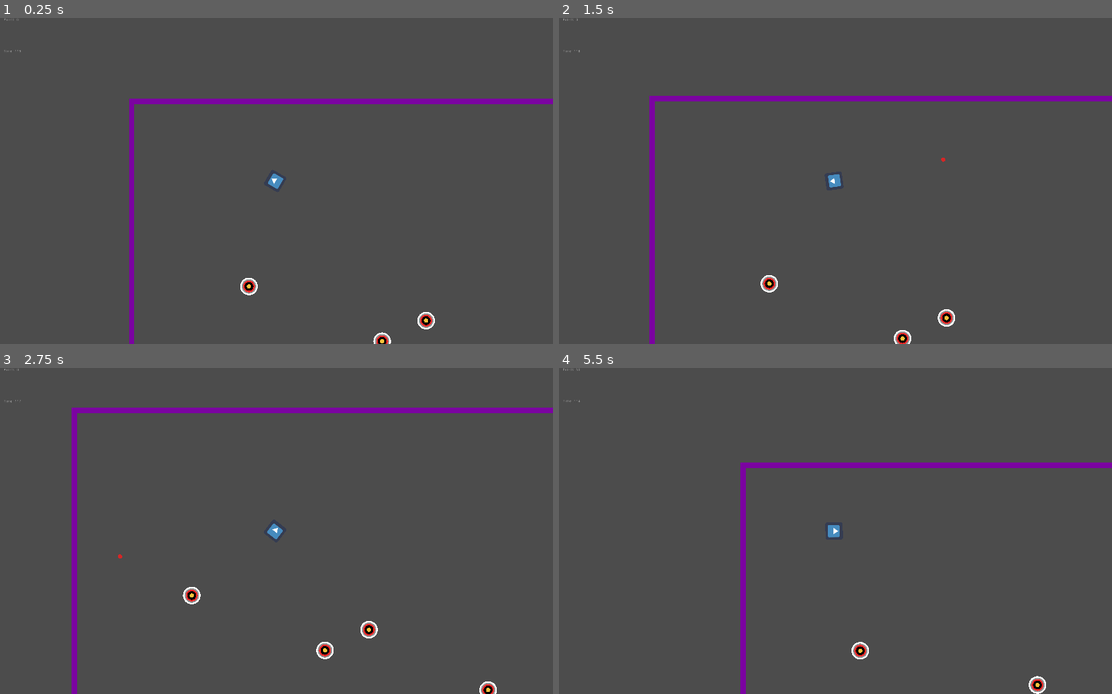
Above: before the commit, frames 1-4 (two rows, left to right).
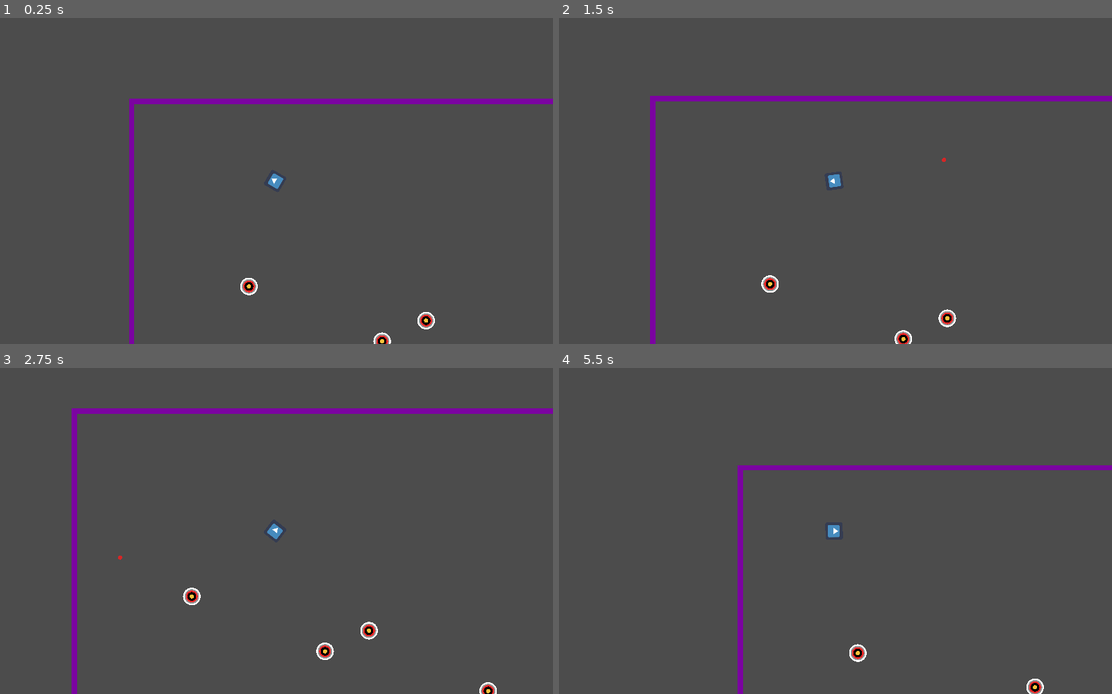
Above: after the commit, the same moments.

Repository: pandapixeluser/crunch-attack
Game: Godot game, scene res://TestScene.tscn
The game is run twice, just before and just after one commit, with the same random seed, the same clock (stepped at 60 frames per second) and the same inputs. The engine's default icon, where the game draws it, is replaced by a stand-in: a white triangle on a blue panel in a dark square.
Inputs (mouse positions are in pixels of both pictures, inside the frame that each line leads up to):
- Up to frame 1 (0.25 s): no input
- Up to frame 2 (1.5 s): tap Enter at 0.5 s; move the mouse to (957, 164) at 0.52 s; hold D (move_right) 0.53-1.28 s; click (957, 164) at 0.6 s; tap E (ability_button, bound only after the commit) at 0.8, 1.35 s; move the mouse to (724, 197) at 1.27 s; hold S (move_down) from 1.28 s (still down)
- Up to frame 3 (2.75 s): click (165, 547) at 1.55 s; move the mouse to (331, 459) at 2.02 s; release S (move_down) at 2.03 s; hold D (move_right) from 2.03 s (still down); hold Q (quick stop) from 2.03 s (still down); tap E (ability_button, bound only after the commit) at 2.3 s
- Up to frame 4 (5.5 s): move the mouse to (807, 596) at 2.77 s; release D (move_right) at 2.78 s; release Q (quick stop) at 2.78 s; hold W (move_up) 2.78-3.53 s; click (807, 596) at 2.85 s; move the mouse to (1001, 579) at 3.52 s; hold A (move_left) 3.53-5.03 s; tap E (ability_button, bound only after the commit) at 3.6, 5.1 s; move the mouse to (669, 482) at 4.27 s; click (669, 482) at 4.35 s; move the mouse to (863, 531) at 5.02 s; hold S (move_down) from 5.03 s (still down)

The runs differ from the first frame. In frame 1, less than 0.1% of the frame differs, in the area x 0-4%, y 0-11%; in frame 2, 0.4%; in frame 3, 0.6%; in frame 4, 2.0%, in the area x 0-100%, y 0-100%.
Error after the commit: Invalid call to function 'hit' in base 'StaticBody2D (StaticBody2D.gd)'. Expected 0 arguments. (res://projectile.gd:22)

Commit message:
Updating progress in remote to avoid data loss

Diff:
--- /dev/null
+++ b/Enemy.gd
@@ -0,0 +1,10 @@
+extends Node2D
+
+var health = 50
+
+func hit(damage):
+  health -= damage
+
+func _process(_delta):
+  if health <= 0:
+    queue_free()
--- a/Enemy.tscn
+++ b/Enemy.tscn
@@ -1,22 +1,19 @@
 [gd_scene load_steps=3 format=2]
 
-[sub_resource type="Curve2D" id=1]
-_data = {
-"points": PoolVector2Array(  )
-}
+[sub_resource type="GDScript" id=2]
+script/source = "extends Node2D
 
-[sub_resource type="CircleShape2D" id=2]
+"
+
+[sub_resource type="CircleShape2D" id=1]
+radius = 2.18867
 
 [node name="Enemy" type="Node2D"]
+script = SubResource( 2 )
 
-[node name="Path2D" type="Path2D" parent="."]
-curve = SubResource( 1 )
+[node name="RigidBody2D" type="RigidBody2D" parent="."]
 
-[node name="PathFollow2D" type="PathFollow2D" parent="Path2D"]
+[node name="Sprite" type="Sprite" parent="RigidBody2D"]
 
-[node name="KinematicBody2D" type="KinematicBody2D" parent="Path2D/PathFollow2D"]
-
-[node name="Sprite" type="Sprite" parent="Path2D/PathFollow2D/KinematicBody2D"]
-
-[node name="CollisionShape2D" type="CollisionShape2D" parent="Path2D/PathFollow2D/KinematicBody2D"]
-shape = SubResource( 2 )
+[node name="CollisionShape2D" type="CollisionShape2D" parent="RigidBody2D"]
+shape = SubResource( 1 )
--- /dev/null
+++ b/Level1.gd
@@ -0,0 +1,42 @@
+extends Node2D
+
+#standard variables
+var thread = Thread.new()
+var wave_1_enemy_clusters = 2
+var wave_1_enemies_per_cluster = 5
+#enemy variables
+var Enemy1 = load("res://Enemy.tscn")
+
+#wave functions
+func wave_1():
+  while wave_1_enemy_clusters > 0:
+    wave_1_enemy_clusters -= 1
+    var enemy_cluster_location = random_spawn_location()
+    spawn_enemy_cluster(wave_1_enemies_per_cluster,enemy_cluster_location)
+
+
+#miscellaneous functions
+func random_spawn_location():
+  var spawn_zone = rng.randi_range(1,4)
+  if spawn_zone = 1:
+    return Vector2(rng.randi_range(-2200,-2000),rng.randi_range(-1000,1000))
+  elif spawn_zone = 2:
+    return Vector2(rng.randi_range(2000,2200),rng.randi_range(-1000,1000))
+  elif spawn_zone = 3:
+    return Vector2(rng.randi_range(-2200, 2200),rng.randi_range(-1000,-900))
+  elif spawn_zone = 4:
+    return Vector2(rng.randi_range(-2200, 2200), rng.randi_range(900,1000))
+
+func spawn_enemy_cluster(enemies_in_cluster, cluster_location):
+  var enemies_left_in_cluster = enemies_in_cluster
+  while enemies_left_in_cluster > 1:
+    enemies_left_in_cluster -= 1
+    var enemy_position = cluster_location + Vector2(cos((2*pi*enemies_left_in_cluster)/enemies_in_cluster)*enemy_cluster_radius,sin((2*pi*enemies_left_in_cluster)/enemies_in_cluster)*enemy_cluster_radius)
+    spawn_enemy(Enemy1)
+func spawn_enemy(enemy, enemy_position):
+
+
+#active functions
+func _ready():
+  rng.randomize()
+  thread.start(self, "wave_1")
--- a/Level1.tscn
+++ b/Level1.tscn
@@ -1,76 +1,54 @@
-[gd_scene load_steps=7 format=2]
+[gd_scene load_steps=5 format=2]
 
-[ext_resource path="res://PlayerMovement.gd" type="Script" id=1]
+[ext_resource path="res://Level1.gd" type="Script" id=1]
 [ext_resource path="res://Wall texture.png" type="Texture" id=2]
-[ext_resource path="res://icon.png" type="Texture" id=3]
+[ext_resource path="res://Player.tscn" type="PackedScene" id=3]
 
 [sub_resource type="RectangleShape2D" id=3]
-extents = Vector2( 31.2832, 31.2644 )
-
-[sub_resource type="NavigationPolygon" id=1]
-
-[sub_resource type="RectangleShape2D" id=2]
 
 [node name="Main" type="Node2D"]
+script = ExtResource( 1 )
+__meta__ = {
+"_edit_horizontal_guides_": [  ],
+"_edit_vertical_guides_": [  ]
+}
 
-[node name="Player" type="KinematicBody2D" parent="."]
-position = Vector2( 528.456, 293.988 )
-script = ExtResource( 1 )
-
-[node name="CollisionShape2D" type="CollisionShape2D" parent="Player"]
-shape = SubResource( 3 )
-
-[node name="Sprite" type="Sprite" parent="Player"]
-rotation = 1.5708
-texture = ExtResource( 3 )
-
-[node name="Camera2D" type="Camera2D" parent="Player"]
-current = true
-zoom = Vector2( 2, 2 )
-
-[node name="Area2D" type="Area2D" parent="Player"]
-
-[node name="CollisionShape2D" type="CollisionShape2D" parent="Player/Area2D"]
-shape = SubResource( 3 )
-
-[node name="Navigation2D" type="Navigation2D" parent="."]
-
-[node name="NavigationPolygonInstance" type="NavigationPolygonInstance" parent="Navigation2D"]
-navpoly = SubResource( 1 )
+[node name="Player" parent="." instance=ExtResource( 3 )]
+position = Vector2( 0, -482.818 )
 
 [node name="Outer Walls" type="StaticBody2D" parent="."]
 
 [node name="Top Wall" type="CollisionShape2D" parent="Outer Walls"]
-position = Vector2( 2500, 0 )
+position = Vector2( 0, -1250 )
 scale = Vector2( 250.2, 1 )
-shape = SubResource( 2 )
+shape = SubResource( 3 )
 
 [node name="Sprite" type="Sprite" parent="Outer Walls/Top Wall"]
 scale = Vector2( 0.038, 0.038 )
 texture = ExtResource( 2 )
 
 [node name="Bottom Wall" type="CollisionShape2D" parent="Outer Walls"]
-position = Vector2( 2500, 2500 )
+position = Vector2( 0, 1250 )
 scale = Vector2( 250.2, 1 )
-shape = SubResource( 2 )
+shape = SubResource( 3 )
 
 [node name="Sprite" type="Sprite" parent="Outer Walls/Bottom Wall"]
 scale = Vector2( 0.038, 0.038 )
 texture = ExtResource( 2 )
 
 [node name="Left Wall" type="CollisionShape2D" parent="Outer Walls"]
-position = Vector2( 0, 1250 )
+position = Vector2( -2500, 0 )
 scale = Vector2( 1, 124.6 )
-shape = SubResource( 2 )
+shape = SubResource( 3 )
 
 [node name="Sprite" type="Sprite" parent="Outer Walls/Left Wall"]
 scale = Vector2( 0.038, 0.038 )
 texture = ExtResource( 2 )
 
 [node name="Right Wall" type="CollisionShape2D" parent="Outer Walls"]
-position = Vector2( 5000, 1250 )
+position = Vector2( 2504.24, 0 )
 scale = Vector2( 1, 124.6 )
-shape = SubResource( 2 )
+shape = SubResource( 3 )
 
 [node name="Sprite" type="Sprite" parent="Outer Walls/Right Wall"]
 scale = Vector2( 0.038, 0.038 )
@@ -79,72 +57,72 @@
 [node name="Inner Walls" type="StaticBody2D" parent="."]
 
 [node name="Top Wall" type="CollisionShape2D" parent="Inner Walls"]
-position = Vector2( 1662.65, 607.974 )
-scale = Vector2( 41.3, 1 )
-shape = SubResource( 2 )
+position = Vector2( -1000, -500 )
+scale = Vector2( 50, 1 )
+shape = SubResource( 3 )
 
 [node name="Sprite" type="Sprite" parent="Inner Walls/Top Wall"]
 scale = Vector2( 0.038, 0.038 )
 texture = ExtResource( 2 )
 
 [node name="Top Wall2" type="CollisionShape2D" parent="Inner Walls"]
-position = Vector2( 3336.35, 607.974 )
-scale = Vector2( 41.3, 1 )
-shape = SubResource( 2 )
+position = Vector2( 1000, -500 )
+scale = Vector2( 50, 1 )
+shape = SubResource( 3 )
 
 [node name="Sprite" type="Sprite" parent="Inner Walls/Top Wall2"]
 scale = Vector2( 0.038, 0.038 )
 texture = ExtResource( 2 )
 
 [node name="Bottom Wall" type="CollisionShape2D" parent="Inner Walls"]
-position = Vector2( 1663.06, 1889.45 )
-scale = Vector2( 41.3, 1 )
-shape = SubResource( 2 )
+position = Vector2( -1000, 500 )
+scale = Vector2( 50, 1 )
+shape = SubResource( 3 )
 
 [node name="Sprite" type="Sprite" parent="Inner Walls/Bottom Wall"]
 scale = Vector2( 0.038, 0.038 )
 texture = ExtResource( 2 )
 
 [node name="Bottom Wall2" type="CollisionShape2D" parent="Inner Walls"]
-position = Vector2( 3339.07, 1891.95 )
-scale = Vector2( 41.3, 1 )
-shape = SubResource( 2 )
+position = Vector2( 1000, 500 )
+scale = Vector2( 50, 1 )
+shape = SubResource( 3 )
 
 [node name="Sprite" type="Sprite" parent="Inner Walls/Bottom Wall2"]
 scale = Vector2( 0.038, 0.038 )
 texture = ExtResource( 2 )
 
 [node name="Left Wall" type="CollisionShape2D" parent="Inner Walls"]
-position = Vector2( 1259.43, 811.039 )
-scale = Vector2( 1, 21.3 )
-shape = SubResource( 2 )
+position = Vector2( -1500, -309.37 )
+scale = Vector2( 1, 20 )
+shape = SubResource( 3 )
 
 [node name="Sprite" type="Sprite" parent="Inner Walls/Left Wall"]
 scale = Vector2( 0.038, 0.038 )
 texture = ExtResource( 2 )
 
 [node name="Left Wall2" type="CollisionShape2D" parent="Inner Walls"]
-position = Vector2( 1259.43, 1686.3 )
-scale = Vector2( 1, 21.3 )
-shape = SubResource( 2 )
+position = Vector2( -1500, 309.37 )
+scale = Vector2( 1, 20 )
+shape = SubResource( 3 )
 
 [node name="Sprite" type="Sprite" parent="Inner Walls/Left Wall2"]
 scale = Vector2( 0.038, 0.038 )
 texture = ExtResource( 2 )
 
 [node name="Right Wall" type="CollisionShape2D" parent="Inner Walls"]
-position = Vector2( 3739.11, 812.24 )
-scale = Vector2( 1, 21.3 )
-shape = SubResource( 2 )
+position = Vector2( 1500, -309.37 )
+scale = Vector2( 1, 20 )
+shape = SubResource( 3 )
 
 [node name="Sprite" type="Sprite" parent="Inner Walls/Right Wall"]
 scale = Vector2( 0.038, 0.038 )
 texture = ExtResource( 2 )
 
 [node name="Right Wall2" type="CollisionShape2D" parent="Inner Walls"]
-position = Vector2( 3741.94, 1689.22 )
-scale = Vector2( 1, 21.3 )
-shape = SubResource( 2 )
+position = Vector2( 1500, 309.37 )
+scale = Vector2( 1, 20 )
+shape = SubResource( 3 )
 
 [node name="Sprite" type="Sprite" parent="Inner Walls/Right Wall2"]
 scale = Vector2( 0.038, 0.038 )
--- /dev/null
+++ b/Player.tscn
@@ -0,0 +1,34 @@
+[gd_scene load_steps=5 format=2]
+
+[ext_resource path="res://PlayerMovement.gd" type="Script" id=1]
+[ext_resource path="res://icon.png" type="Texture" id=2]
+[ext_resource path="res://blastshape.gd" type="Script" id=3]
+
+[sub_resource type="RectangleShape2D" id=1]
+extents = Vector2( 31.2832, 31.2644 )
+
+[node name="Player" type="KinematicBody2D"]
+position = Vector2( 528.456, 293.988 )
+script = ExtResource( 1 )
+
+[node name="CollisionShape2D" type="CollisionShape2D" parent="."]
+shape = SubResource( 1 )
+
+[node name="Sprite" type="Sprite" parent="."]
+rotation = 1.5708
+texture = ExtResource( 2 )
+
+[node name="Camera2D" type="Camera2D" parent="."]
+current = true
+zoom = Vector2( 2, 2 )
+
+[node name="Area2D" type="Area2D" parent="."]
+
+[node name="blastshape" type="Polygon2D" parent="Area2D"]
+color = Color( 1, 0.329412, 0, 0.333333 )
+antialiased = true
+polygon = PoolVector2Array( 31.6954, -31.0652, 603.738, -294.752, 603.8, 305.484, 31.5903, 31.2663 )
+script = ExtResource( 3 )
+
+[connection signal="activate_blast" from="." to="Area2D/blastshape" method="_on_Player_activate_blast"]
+[connection signal="draw_blastshape" from="." to="Area2D/blastshape" method="_on_Player_draw_blastshape"]
--- a/PlayerMovement.gd
+++ b/PlayerMovement.gd
@@ -1,6 +1,12 @@
 extends KinematicBody2D
 
+#signals
+signal draw_blastshape
+signal activate_blast
+
 #standard variables
+
+#physics variables
 var velocity = Vector2(0,0) #the current velocity
 var acceleration = Vector2(0,0) #change in velocity as calculated by calculate_acceleration()
 var intent = Vector2() #the intended velocity as decided by player
@@ -15,6 +21,10 @@
 #bullet variables
 var relative_bullet_speed = 600 #speed at which the bullet will move forward relative to the Player
 var projectile = load("res://Projectile.tscn") #load the scene 'Projectile.tscn'
+var ammo = 10 #starting ammo
+var ammolimit = 10 #maximum ammo
+var ammotime = 0 #time since last ammo recharge
+var ammorechargetime = 1 #the time it takes to recharge one bullet
 
 
 #acceleration curve functions
@@ -30,21 +40,52 @@
 		return 0
 	else:
 		print("ERROR: quick_stop() error")
+
 func friction(input):
 	return -friction_rate*input #if the player is moving one way, accelerate the other at the defined friction_rate
 
+#abilities
+
+func blast_start():
+	emit_signal("draw_blastshape")
+
+func blast_release():
+	emit_signal("activate_blast")
+
+
+
 #miscellaneous functions
 func shoot():
+	ammo -= 1
 	var bullet = projectile.instance() #instance projectile as 'bullet'
 	get_parent().add_child(bullet) #spawn bullet as a child of node 'Main' (Player's parent)
 	bullet.transform = transform #move bullet to the Player's position
 	bullet.get_node("KinematicBody2D").velocity = Vector2((cos(rotation) * relative_bullet_speed) + true_velocity.x,(sin(rotation) * relative_bullet_speed) + true_velocity.y) #calculate global bullet speed based on player rotation, player velocity, and defined relative_bullet_speed
 
-func get_inputs(): #find the player's inputs
+func ability_start():
+	if Global.ability == "blast":
+		blast_start()
+
+func ability_end():
+	if Global.ability == "blast":
+		blast_release()
+
+func get_inputs(): #find the player's inputs and determine their direct effects
 	intent.x = (Input.get_action_strength("move_right") - Input.get_action_strength("move_left")) #find x axis intent
 	intent.y = (Input.get_action_strength("move_down") - (Input.get_action_strength("move_up"))) #find y axis intent
-	if Input.is_action_just_pressed("shoot"):
+	if (Input.is_action_just_pressed("ability_button")):
+		ability_start()
+	if Input.is_action_just_released("ability_button"):
+		ability_end()
+	if (Input.is_action_just_pressed("shoot") && (ammo > 0)):
 		shoot()
+
+func ammo_recharge(delta): #operations relating to the ammo recharge mechanic
+	ammotime += delta #add time since last function call to ammotime counter
+	ammo += floor(ammotime/ammorechargetime)
+	if ammo > ammolimit:
+		ammo = ammolimit
+	ammotime -= floor(ammotime/ammorechargetime)
 
 func calculate_acceleration(): ##calculates acceleration and automatically updates the variable "acceleration" when complete, returns null
 	acceleration = Vector2(0,0) #reset acceleration from last frame by default
@@ -66,9 +107,12 @@
 			velocity = Vector2(0,0)
 
 #processing functions
+func _process(delta): #initial processing, for non-physics calculations
+	ammo_recharge(delta)
+	get_inputs() #get current player inputs and determine their effects
+
 func _physics_process(delta): #final physics processing, called by engine
 	var collision #variable assigned to store collision data
-	get_inputs() #call the get_inputs function
 	calculate_acceleration() #call the calculate_acceleration function
 	velocity += acceleration * delta #add acceleration to velocity, accounting for the change in time per frame
 	true_velocity = velocity * speed #multiply velocity by speed to find true_velocity
--- a/SceneController.gd
+++ b/SceneController.gd
@@ -12,28 +12,31 @@
 var gametime_int
 var gametime_string = "Time: {time}"
 
+func target_hit(): #this is called when a target hits, spawns a new target after target_delay, and adds points_per_target to points
+	Global.points += points_per_target
+	yield(get_tree().create_timer(target_delay), "timeout")
+	spawn_target()
+
 func spawn_target(): #Spawn a target in a random location within the box
 	var target = target_file.instance()
 	add_child(target)
 	target.position = Vector2(rng.randi_range(50,4550),rng.randi_range(50,2450))
 
+#active functions
+
 func _ready():
 	rng.randomize()
-	while targetno > 0:
+
+func _process(delta):
+	#gametime -= delta
+	#gametime_int = floor(gametime)
+	#var formatted_points_string = points_string.format({"points": Global.points})
+	#get_node("RichTextLabel").set_text(formatted_points_string)
+	#var formatted_gametime_string = gametime_string.format({"time": gametime_int})
+	#get_node("RichTextLabel/RichTextLabel").set_text(formatted_gametime_string)
+	#get_node("RichTextLabel").set_position(get_node("Player").position - Vector2(1000, 600))
+	#if gametime_int == -1:
+	#	get_tree().change_scene("res://EndScreen.tscn")
+	if targetno > 0:
 		targetno -= 1
 		spawn_target()
-
-func target_hit(): #this is called when a target hits, spawns a new target after target_delay, and adds points_per_target to points
-	Global.points += points_per_target
-	yield(get_tree().create_timer(target_delay), "timeout")
-	spawn_target()
-func _process(delta):
-	gametime -= delta
-	gametime_int = floor(gametime)
-	var formatted_points_string = points_string.format({"points": Global.points})
-	get_node("RichTextLabel").set_text(formatted_points_string)
-	var formatted_gametime_string = gametime_string.format({"time": gametime_int})
-	get_node("RichTextLabel/RichTextLabel").set_text(formatted_gametime_string)
-	get_node("RichTextLabel").set_position(get_node("Player").position - Vector2(1000, 600))
-	if gametime_int == -1:
-		get_tree().change_scene("res://EndScreen.tscn")
--- a/TestScene.tscn
+++ b/TestScene.tscn
@@ -1,37 +1,15 @@
-[gd_scene load_steps=7 format=2]
+[gd_scene load_steps=5 format=2]
 
-[ext_resource path="res://PlayerMovement.gd" type="Script" id=1]
-[ext_resource path="res://icon.png" type="Texture" id=2]
+[ext_resource path="res://Player.tscn" type="PackedScene" id=1]
 [ext_resource path="res://SceneController.gd" type="Script" id=3]
 [ext_resource path="res://Wall texture.png" type="Texture" id=6]
-
-[sub_resource type="RectangleShape2D" id=1]
-extents = Vector2( 31.2832, 31.2644 )
 
 [sub_resource type="RectangleShape2D" id=2]
 
 [node name="Main" type="Node2D"]
 script = ExtResource( 3 )
 
-[node name="Player" type="KinematicBody2D" parent="."]
-position = Vector2( 528.456, 293.988 )
-script = ExtResource( 1 )
-
-[node name="CollisionShape2D" type="CollisionShape2D" parent="Player"]
-shape = SubResource( 1 )
-
-[node name="Sprite" type="Sprite" parent="Player"]
-rotation = 1.5708
-texture = ExtResource( 2 )
-
-[node name="Camera2D" type="Camera2D" parent="Player"]
-current = true
-zoom = Vector2( 2, 2 )
-
-[node name="Area2D" type="Area2D" parent="Player"]
-
-[node name="CollisionShape2D" type="CollisionShape2D" parent="Player/Area2D"]
-shape = SubResource( 1 )
+[node name="Player" parent="." instance=ExtResource( 1 )]
 
 [node name="Walls" type="StaticBody2D" parent="."]
 
--- /dev/null
+++ b/blastshape.gd
@@ -0,0 +1,10 @@
+extends Polygon2D
+
+func _ready():
+    hide()
+
+func _on_Player_draw_blastshape():
+    show()
+
+func _on_Player_activate_blast():
+    hide()
--- a/global.gd
+++ b/global.gd
@@ -1,3 +1,5 @@
 extends Node
 
 var points = 0
+var ability = "blast"
+var bullet_damage = 10
--- a/project.godot
+++ b/project.godot
@@ -35,6 +35,14 @@
 
 [input]
 
+ui_accept={
+"deadzone": 0.5,
+"events": [ Object(InputEventKey,"resource_local_to_scene":false,"resource_name":"","device":0,"alt":false,"shift":false,"control":false,"meta":false,"command":false,"pressed":false,"scancode":16777221,"unicode":0,"echo":false,"script":null)
+, Object(InputEventKey,"resource_local_to_scene":false,"resource_name":"","device":0,"alt":false,"shift":false,"control":false,"meta":false,"command":false,"pressed":false,"scancode":16777222,"unicode":0,"echo":false,"script":null)
+, Object(InputEventKey,"resource_local_to_scene":false,"resource_name":"","device":0,"alt":false,"shift":false,"control":false,"meta":false,"command":false,"pressed":false,"scancode":32,"unicode":0,"echo":false,"script":null)
+, Object(InputEventJoypadButton,"resource_local_to_scene":false,"resource_name":"","device":0,"button_index":0,"pressure":0.0,"pressed":false,"script":null)
+ ]
+}
 move_up={
 "deadzone": 0.5,
 "events": [ Object(InputEventKey,"resource_local_to_scene":false,"resource_name":"","device":0,"alt":false,"shift":false,"control":false,"meta":false,"command":false,"pressed":false,"scancode":87,"unicode":0,"echo":false,"script":null)
@@ -65,6 +73,11 @@
 "events": [ Object(InputEventKey,"resource_local_to_scene":false,"resource_name":"","device":0,"alt":false,"shift":false,"control":false,"meta":false,"command":false,"pressed":false,"scancode":81,"unicode":0,"echo":false,"script":null)
  ]
 }
+ability_button={
+"deadzone": 0.5,
+"events": [ Object(InputEventKey,"resource_local_to_scene":false,"resource_name":"","device":0,"alt":false,"shift":false,"control":false,"meta":false,"command":false,"pressed":false,"scancode":69,"unicode":0,"echo":false,"script":null)
+ ]
+}
 
 [physics]
 
--- a/projectile.gd
+++ b/projectile.gd
@@ -4,7 +4,6 @@
 
 var velocity = Vector2()
 var friction_rate = 0.002
-
 func set_velocity(input): #setvar for velocity
 	velocity = input
 
@@ -20,5 +19,5 @@
 	if collision:
 		velocity = velocity.bounce(collision.normal)
 		if collision.collider.has_method("hit"):
-			collision.collider.hit()
+			collision.collider.hit(Global.bullet_damage)
 		get_parent().queue_free()
